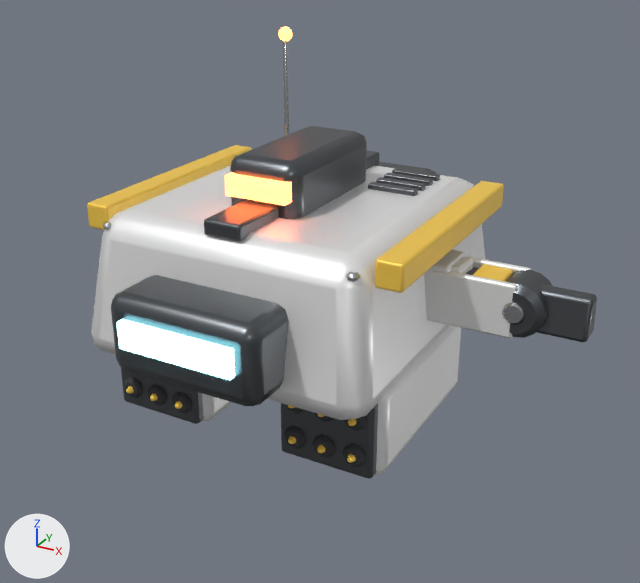
One commit to the glTF model public/assets/models/robots/missile.glb: the scene before it, then after it.
The view is the same before and after, from a 50 mm camera at (0.663, -1.148, 0.523) aimed at (0.049, -0.032, -0.035). The axes (+X, +Y, +Z) are drawn at lower left. The lights are the same throughout. The picture after the commit comes second. Vertices at exactly the same position are counted once.

Names of what the first picture shows: 'Barrel', 'Hull', 'LegLower', 'LegUpper', 'Turret'.
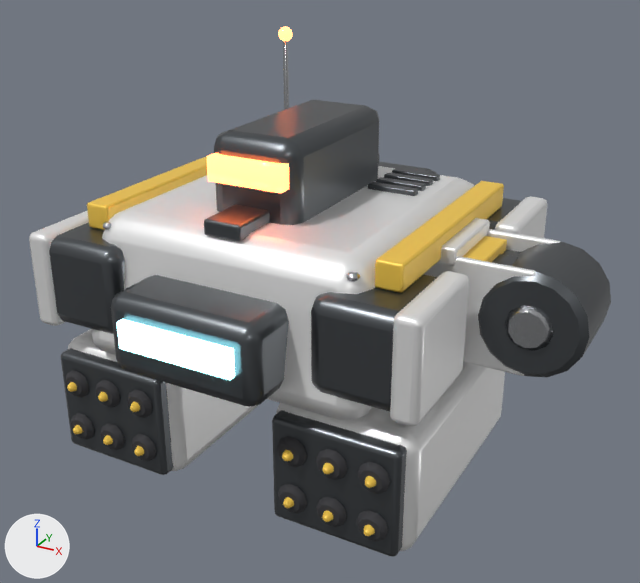
Location of each change, (x1, y1, x2, y2) in pixels of the pictures (640 x 583 px):
'Hull', reshaped (24% wider)
    before: (87, 26, 504, 420)
    after: (29, 26, 548, 426)
'Barrel', rescaled
    before: (121, 325, 461, 479)
    after: (61, 329, 505, 557)
'LegUpper', reshaped
    before: (424, 250, 552, 338)
    after: (424, 218, 611, 377)
'Turret', rescaled
    before: (225, 126, 367, 219)
    after: (207, 100, 379, 225)
'LegLower', reshaped
    before: (450, 257, 597, 342)
    after: (462, 236, 519, 266)
part 2 of me_hull, added
    after: (29, 196, 548, 426)
part 3 of me_leglower, rebuilt (mostly hidden afterwards)
    before: (466, 270, 597, 342)
    after: (492, 254, 519, 266)
part 4 of me_leglower, added (yellow)
    after: (462, 236, 507, 262)
part 5 of me_leglower, deleted
    before: (450, 257, 473, 274)
part 6 of me_leglower, deleted (yellow)
    before: (473, 264, 513, 282)
part 7 of me_legupper, rebuilt (mostly hidden)
    before: (471, 268, 478, 271)
    after: (502, 249, 521, 257)
part 8 of me_legupper, added
    after: (478, 242, 611, 377)
part 9 of me_legupper, added
    after: (505, 305, 553, 351)
part 10 of me_legupper, added
    after: (487, 229, 561, 252)
part 11 of me_legupper, added
    after: (424, 256, 535, 376)
part 12 of me_legupper, added
    after: (437, 218, 490, 266)
part 13 of me_legupper, deleted
    before: (424, 250, 552, 338)
part 14 of me_legupper, deleted
    before: (465, 256, 531, 273)

What changed in the scene script:
```text
Change me_barrel:
    remove me_barrel.from_pydata(...)  # 1184 vertices, 2256 faces; spans x -0.235..0.235, y -0.218..0.13, z -0.235..-0.085
    add me_barrel.from_pydata(...)  # 1184 vertices, 2256 faces; spans x -0.306..0.306, y -0.283..0.169, z -0.306..-0.11
    me_barrel part 1: the whole mesh is scaled about the mesh origin by 1.3
Change me_hull:
    remove me_hull.from_pydata(...)  # 994 vertices, 1900 faces; spans x -0.26..0.26, y -0.342..0.352, z -0.11..0.323
    add me_hull.from_pydata(...)  # 1554 vertices, 2980 faces; spans x -0.317..0.317, y -0.342..0.352, z -0.18..0.323
    me_hull part 2: 560 vertices added at x -0.317..0.317, y -0.272..0.272, z -0.18..0.16
Change me_leglower:
    remove me_leglower.from_pydata(...)  # 216 vertices, 416 faces; spans x 0.0..0.46, y -0.028..0.028, z -0.04..0.045
    add me_leglower.from_pydata(...)  # 212 vertices, 408 faces; spans x 0.0..0.432, y -0.054..0.054, z -0.076..0.086
    me_leglower part 3: the loose piece of 56 vertices spanning x 0.0..0.46, y -0.023..0.023, z -0.031..0.031 is rebuilt with 56 vertices and now spans x 0.0..0.432, y -0.044..0.044, z -0.06..0.06
    me_leglower part 4: a new loose piece of 56 vertices spanning x 0.272..0.315, y -0.054..0.054, z 0.01..0.072, in mat_hazard (yellow #f9ce50)
    me_leglower part 5: the loose piece of 56 vertices spanning x 0.018..0.276, y -0.027..0.027, z 0.014..0.045 is deleted
    me_leglower part 6: the loose piece of 56 vertices spanning x 0.29..0.336, y -0.028..0.028, z 0.005..0.038 is deleted
    other edits to the shape of me_leglower do not show in these pictures
Change me_legupper:
    remove me_legupper.from_pydata(...)  # 562 vertices, 1080 faces; spans x -0.049..0.401, y -0.047..0.047, z -0.055..0.053
    add me_legupper.from_pydata(...)  # 568 vertices, 1092 faces; spans x -0.093..0.47, y -0.089..0.089, z -0.106..0.096
    me_legupper part 7: the loose piece of 56 vertices spanning x 0.022..0.338, y -0.031..0.031, z -0.029..0.029 is rebuilt with 56 vertices and now spans x 0.024..0.368, y -0.06..0.06, z -0.056..0.056
    me_legupper part 8: a new loose piece of 64 vertices spanning x 0.314..0.47, y -0.074..0.074, z -0.078..0.078, in mat_gunmetal (dark grey #5d6165)
    me_legupper part 9: a new loose piece of 60 vertices spanning x 0.357..0.427, y -0.082..0.082, z -0.034..0.034, in mat_steel (grey #b5b6ba)
    me_legupper part 10: a new loose piece of 56 vertices spanning x 0.0..0.392, y 0.057..0.069, z -0.078..0.078, in mat_teampaint (white #ededed)
    me_legupper part 11: a new loose piece of 56 vertices spanning x 0.0..0.392, y -0.069..-0.057, z -0.078..0.078, in mat_teampaint (white #ededed)
    me_legupper part 12: a new loose piece of 56 vertices spanning x 0.047..0.282, y -0.071..0.071, z 0.065..0.092, in mat_teampaint (white #ededed)
    me_legupper part 13: 7 loose pieces with 348 vertices, spanning x -0.021..0.401, y -0.047..0.047, z -0.055..0.053, are deleted
    me_legupper part 14: 94 vertices removed from x 0.0..0.36, y -0.009..0.039, z -0.051..0.041
    other edits to the shape of me_legupper do not show in these pictures
Change me_turret:
    remove me_turret.from_pydata(...)  # 160 vertices, 308 faces; spans x -0.12..0.12, y -0.135..0.12, z 0.035..0.19
    add me_turret.from_pydata(...)  # 160 vertices, 308 faces; spans x -0.144..0.144, y -0.162..0.144, z 0.042..0.228
    me_turret part 15: the whole mesh is scaled about the mesh origin by 1.2
```
